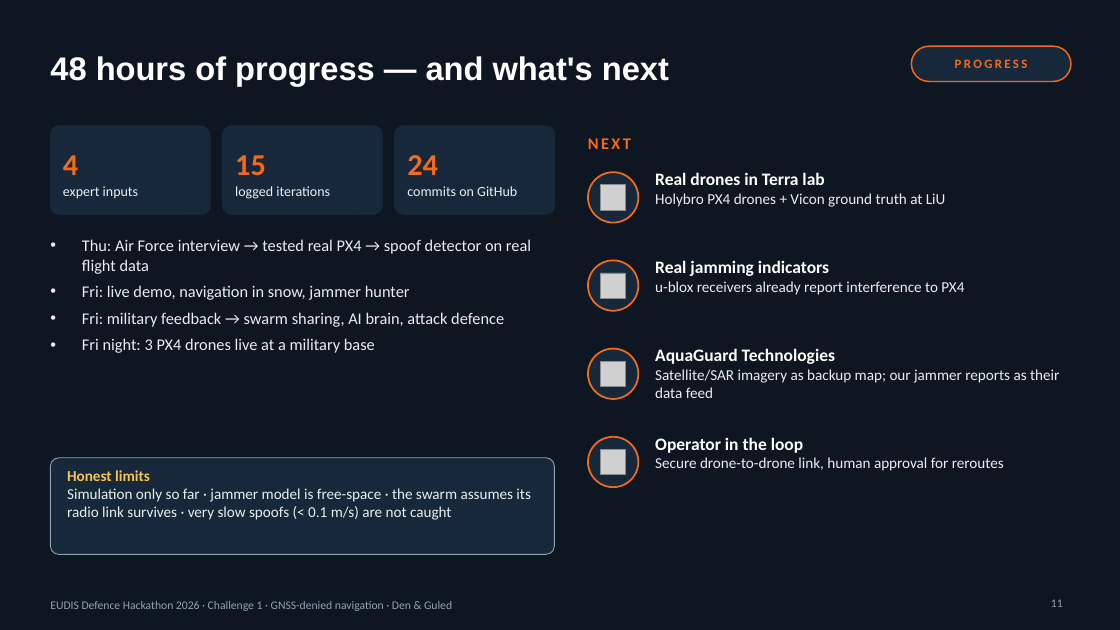
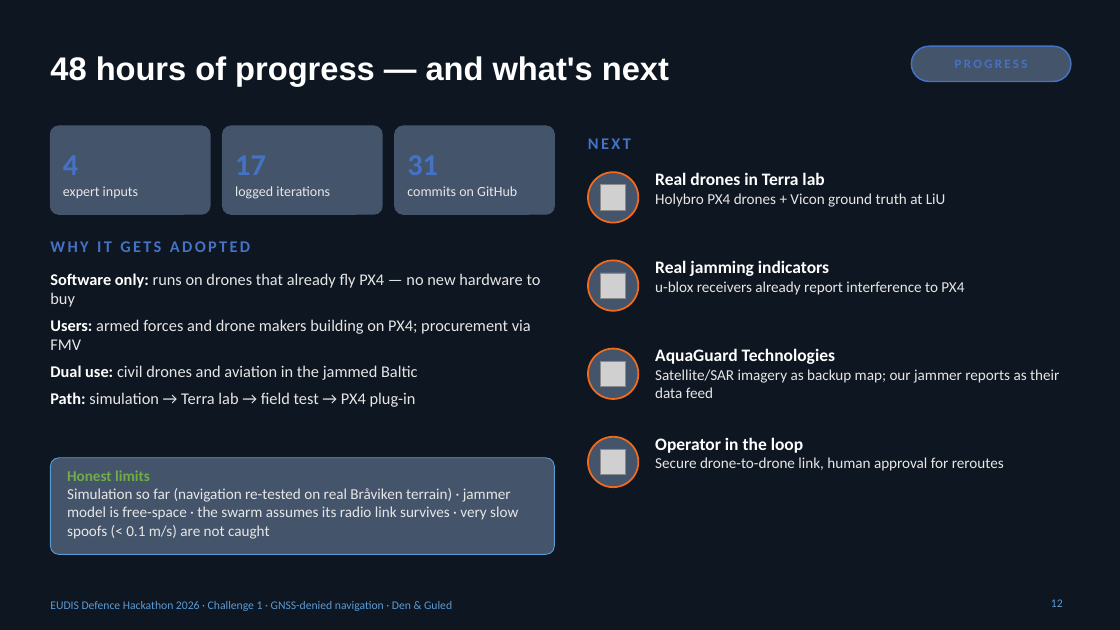
Before and after one commit to Mattheuszu/eudis-challenge1, a slide deck: slide 12 of pitch/GPS_Under_Attack_pitch.pptx (slide 11 before the commit). Drawn at 1120x630 pixels with LibreOffice and Linux fonts; fonts in the diff are those of the drawing; grey boxes stand for pictures. Boxes give left, top, right and bottom in pixels: in the first picture for what was removed or moved away, otherwise in the second. Text is boxed around its words. In the diff, an @@ line names an element or a change of style, - is before the commit and + after.

```diff
--- a/pitch/GPS_Under_Attack_pitch.pptx
+++ b/pitch/GPS_Under_Attack_pitch.pptx
@@ rounded rectangle at [912, 46, 1071, 82]: fill #17283A to #44546A; outline #F26B1D 1.25 pt to #4472C4 1.25 pt @@
@@ text removed at [955, 59, 1028, 68] @@
-PROGRESS
@@ fill #17283A to #44546A; outline #17283A 1 pt to #44546A 1 pt in 3 elements at [50, 126, 210, 214], [223, 126, 382, 214], [395, 126, 555, 214] @@
@@ text "NEXT" at [588, 138, 631, 149]: text colour #F26B1D to #4472C4 @@
@@ text removed at [63, 155, 78, 175] @@
-4
@@ text removed at [235, 155, 266, 175] @@
-15
@@ text removed at [407, 155, 438, 175] @@
-24
@@ text colour #E8EDF2 to #E7E6E6 in 3 elements at [63, 186, 138, 198], [235, 186, 330, 199], [407, 186, 517, 196] @@
@@ text removed at [82, 239, 531, 353] @@
-• Thu: Air Force interview → tested real PX4 → spoof detector on real flight data
-• Fri: live demo, navigation in snow, jammer hunter
-• Fri: military feedback → swarm sharing, AI brain, attack defence
-• Fri night: 3 PX4 drones live at a military base
@@ text added at [50, 241, 250, 252], 14 pt, text #4472C4, bold @@
+WHY IT GETS ADOPTED
@@ text added at [50, 273, 541, 407], 14 pt, text #E7E6E6 @@
+• Software only: runs on drones that already fly PX4 — no new hardware to buy
+• Users: armed forces and drone makers building on PX4; procurement via FMV
+• Dual use: civil drones and aviation in the jammed Baltic
+• Path: simulation → Terra lab → field test → PX4 plug-in
@@ fill #17283A to #44546A in 4 elements at [588, 172, 639, 223], [588, 260, 639, 311], [588, 349, 639, 399], [588, 437, 639, 487] @@
@@ rounded rectangle at [50, 458, 555, 555]: fill #17283A to #44546A; outline #93A1B3 0.75 pt to #5B9BD5 0.75 pt @@
@@ text at [67, 470, 150, 481]: text colour #F5C451 to #70AD47 in "Honest limits" @@
@@ text at [67, 488, 518, 539]: text changed; text colour #E8EDF2 to #E7E6E6 @@
-Simulation only so far · jammer model is free-space · the swarm assumes its radio link survives · very slow spoofs (< 0.1 m/s) are not caught
+Simulation so far (navigation re-tested on real Bråviken terrain) · jammer model is free-space · the swarm assumes its radio link survives · very slow spoofs (< 0.1 m/s) are not caught
@@ text "EUDIS Defence Hackathon 2026 · ..." at [50, 601, 452, 611]: text colour #93A1B3 to #5B9BD5 @@
@@ page number at [1051, 599, 1063, 607]: text changed; text colour #93A1B3 to #5B9BD5 @@
-11
+12
```
Also in this commit, not shown: 11 other slides changed, 1 slide added, 2 other files.
